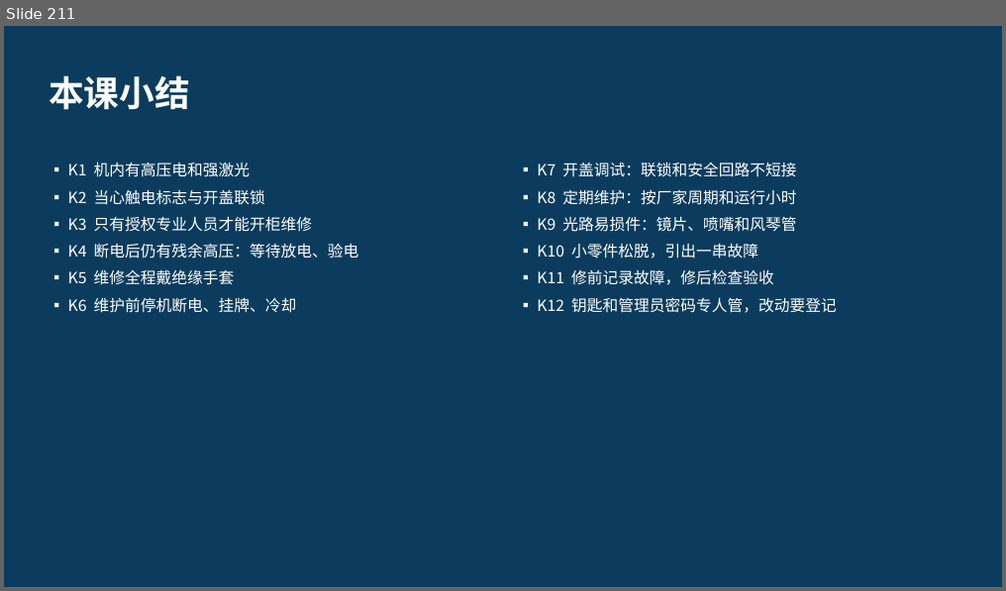
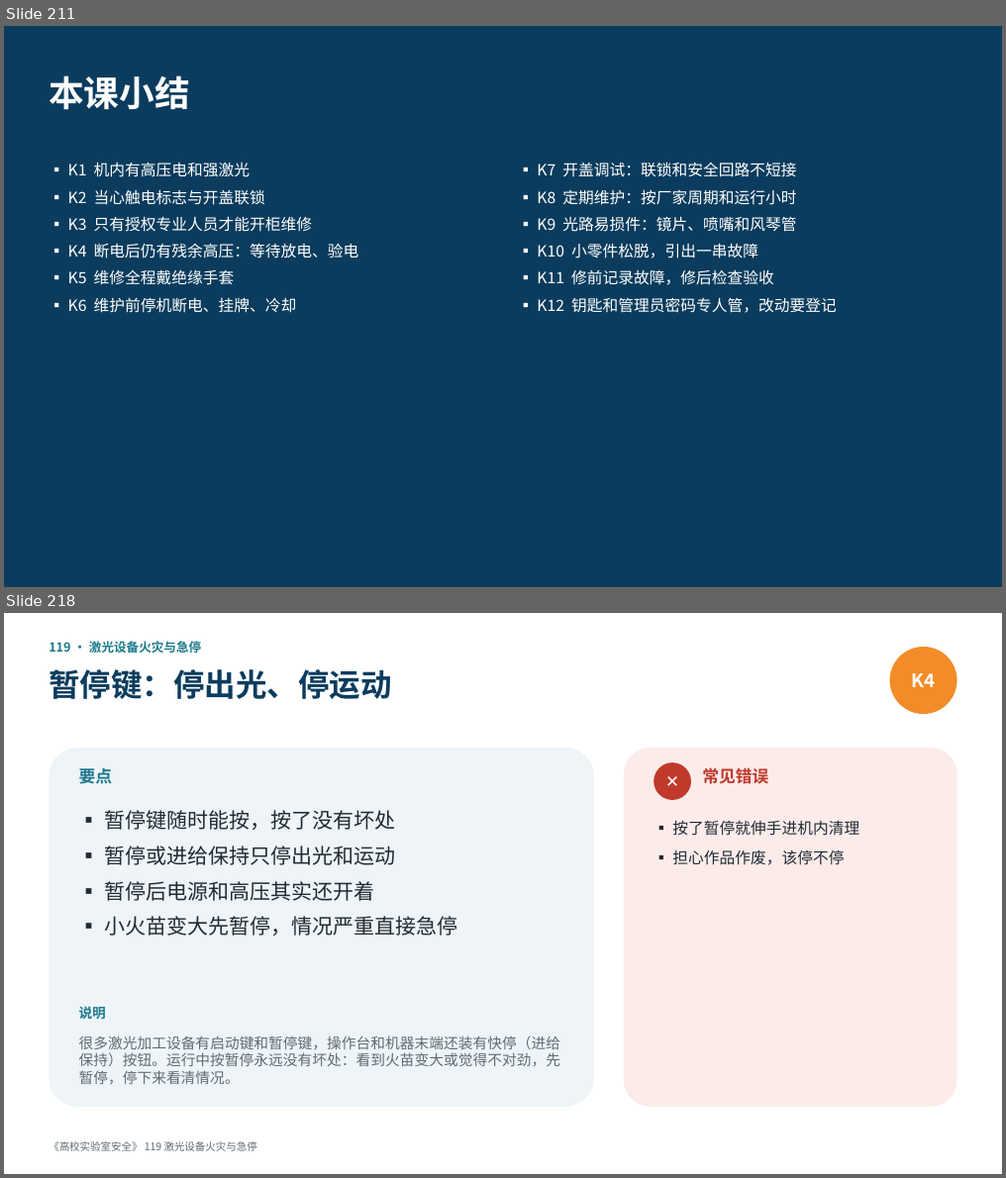
Before and after one commit to hanrongwx-max/videoyoutubo, a slide deck: course/高校实验室安全/课件/第9章_激光与光学安全.pptx. Shown one above the other, each under a label of ours: slide 211 before the commit, slides 211 and 218 after it; the slides between them are not shown. The pictures are 1006x591 and 1006x1178 pixels, drawn with LibreOffice and Linux fonts; fonts in the diff are those of the drawing. Boxes give left, top, right and bottom in pixels: in the first picture for what was removed or moved away, otherwise in the second. Text is boxed around its words. In the diff, an @@ line names an element or a change of style, - is before the commit and + after.

```diff
--- a/course/高校实验室安全/课件/第9章_激光与光学安全.pptx
+++ b/course/高校实验室安全/课件/第9章_激光与光学安全.pptx
@@ slide 218 added at (4, 613, 1002, 1174), background #FFFFFF @@
@@ text added at (49, 641, 201, 653), 12 pt, text #1D7A8C, bold @@
+119 · 激光设备火灾与急停
@@ text added at (49, 669, 391, 699), 30 pt, text #0B3C5D, bold @@
+暂停键：停出光、停运动
@@ ellipse added at (890, 647, 957, 714), fill #F28C28, 18 pt, text #FFFFFF, bold @@
+K4
@@ rounded rectangle added at (49, 748, 594, 1107), fill #EEF4F7 @@
@@ rounded rectangle added at (624, 748, 957, 1107), fill #FBECEA @@
@@ text added at (79, 768, 113, 784), 16 pt, text #1D7A8C, bold @@
+要点
@@ ellipse added at (653, 762, 691, 800), fill #C0392B, 16 pt, text #FFFFFF, bold @@
+✕
@@ text added at (702, 768, 768, 784), 16 pt, text #C0392B, bold @@
+常见错误
@@ text added at (104, 810, 458, 936), 20 pt, text #222B33 @@
+▪ 暂停键随时能按，按了没有坏处
+▪ 暂停或进给保持只停出光和运动
+▪ 暂停后电源和高压其实还开着
+▪ 小火苗变大先暂停，情况严重直接急停
@@ text added at (672, 820, 859, 865), 15 pt, text #222B33 @@
+▪ 按了暂停就伸手进机内清理
+▪ 担心作品作废，该停不停
@@ text added at (79, 1007, 106, 1019), 13 pt, text #1D7A8C, bold @@
+说明
@@ text added at (79, 1036, 560, 1085), 14 pt, text #5F6B75 @@
+很多激光加工设备有启动键和暂停键，操作台和机器末端还装有快停（进给保持）按钮。运行中按暂停永远没有坏处：看到火苗变大或觉得不对劲，先暂停，停下来看清情况。
@@ text added at (49, 1142, 257, 1152), 10 pt, text #5F6B75 @@
+《高校实验室安全》 119 激光设备火灾与急停
```
Also in this commit, not shown: 20 other slides added, 2 other files.
